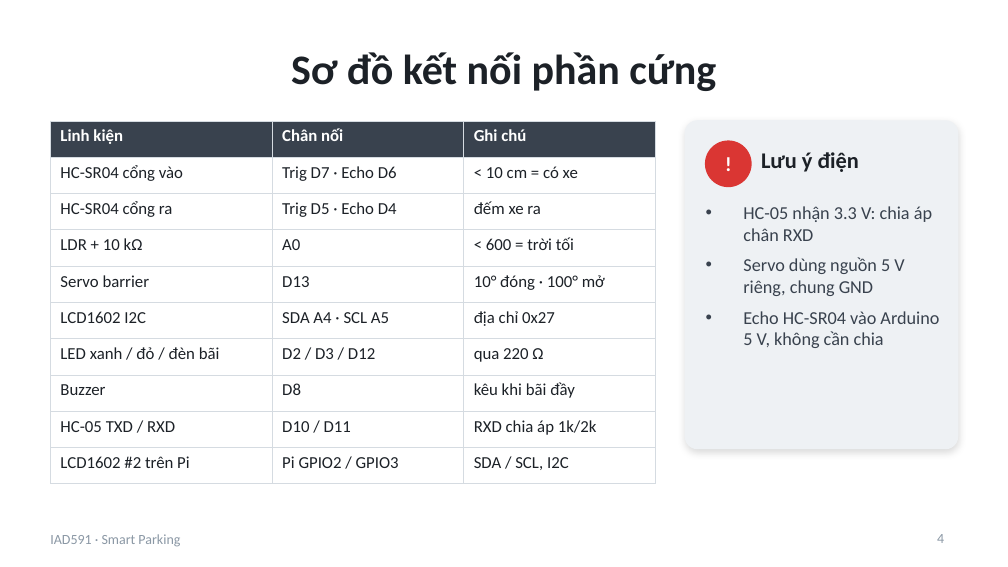
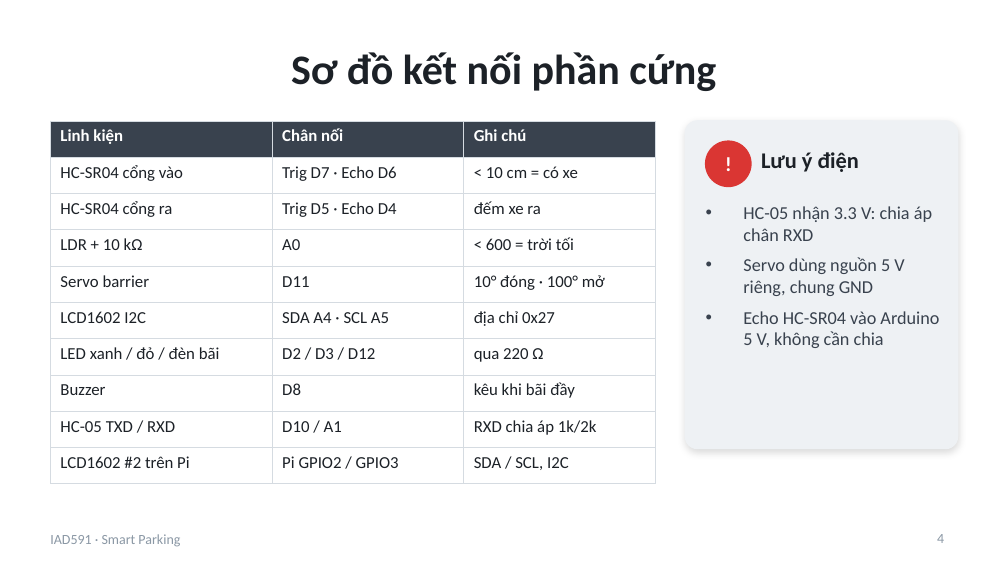
Before and after one commit to haihpse150218/iad591-smart-parking, a slide deck: slide 4 of docs/SmartParking_IAD591.pptx. Drawn at 1008x567 pixels with LibreOffice and Linux fonts; fonts in the diff are those of the drawing. Boxes give left, top, right and bottom in pixels: in the first picture for what was removed or moved away, otherwise in the second. Text is boxed around its words. In the diff, an @@ line names an element or a change of style, - is before the commit and + after.

```diff
--- a/docs/SmartParking_IAD591.pptx
+++ b/docs/SmartParking_IAD591.pptx
@@ table at (50,121,655,474) @@
-row 5, column 2: D13
+row 5, column 2: D11
-row 9, column 2: D10 / D11
+row 9, column 2: D10 / A1
```
Also in this commit, not shown: 3 other files.
